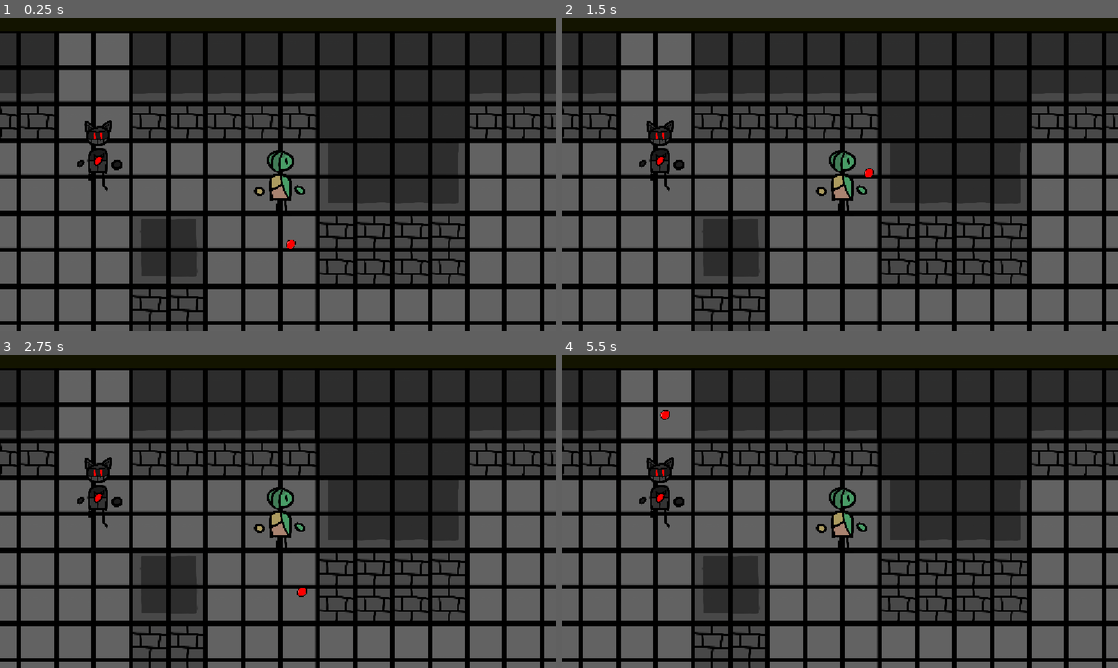
Above: before the commit, frames 1-4 (two rows, left to right).
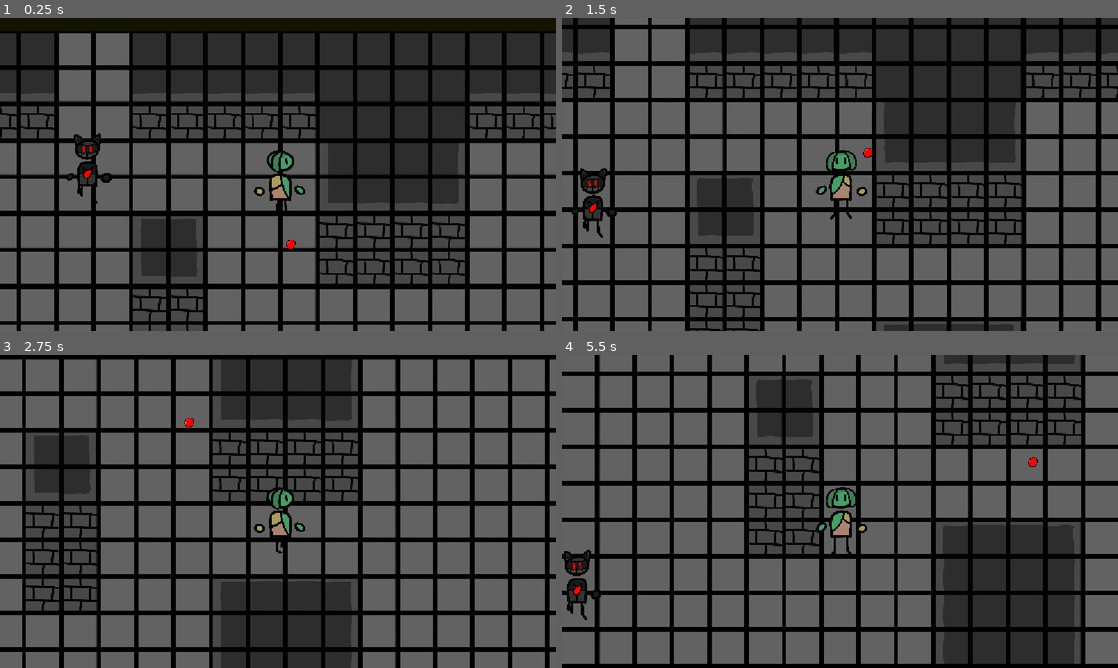
Above: after the commit, the same moments.

Repository: TheSoupIsHere/Game-Jam-Project
Game: Godot game, scene res://Scenes/testing.tscn
Two runs of this game, one before a commit and one after it. Both use one fixed random seed, a clock stepped at 60 frames per second and the inputs below.
Inputs (mouse positions are in pixels of both pictures, inside the frame that each line leads up to):
- Up to frame 1 (0.25 s): no input
- Up to frame 2 (1.5 s): move the mouse to (962, 158) at 0.52 s; hold D (ui_right) 0.53-1.28 s; hold Shift (Shift) 0.53-1.28 s; click (962, 158) at 0.67 s; move the mouse to (728, 190) at 1.27 s; hold S (ui_down) from 1.28 s (still down); tap Shift (Shift) at 1.35 s
- Up to frame 3 (2.75 s): move the mouse to (333, 442) at 2.02 s; release S (ui_down) at 2.03 s; hold D (ui_right) from 2.03 s (still down); hold Shift (Shift) from 2.03 s (still down)
- Up to frame 4 (5.5 s): move the mouse to (812, 574) at 2.77 s; release D (ui_right) at 2.78 s; release Shift (Shift) at 2.78 s; hold W (ui_up) 2.78-3.53 s; tap Shift (Shift) at 2.85, 4.35 s; click (812, 574) at 2.92 s; move the mouse to (1006, 558) at 3.52 s; hold Shift (Shift) 3.53-4.28 s; hold A (ui_left) 3.53-5.03 s; move the mouse to (673, 464) at 4.27 s; move the mouse to (867, 511) at 5.02 s; hold S (ui_down) from 5.03 s (still down); hold Shift (Shift) from 5.03 s (still down); click (867, 511) at 5.17 s

The runs differ from the first frame. In frame 1, 1.0% of the frame differs, in the area x 12-22%, y 32-60%; in frame 2, 56%; in frame 3, 71%; in frame 4, 73%, in the area x 0-100%, y 0-100%.
Error before the commit: Parse Error: Identifier "Globle" not declared in the current scope. (res://Scripts/movement.gd:7)

Commit message:
tes

Diff:
--- a/Scenes/testing.tscn
+++ b/Scenes/testing.tscn
@@ -170,7 +170,7 @@
 }]
 
 [sub_resource type="CapsuleShape2D" id="CapsuleShape2D_o7hox"]
-radius = 181.0
+radius = 129.0
 height = 540.0
 
 [node name="Node2D" type="Node2D" unique_id=1753384981]
--- a/Scripts/enemy.gd
+++ b/Scripts/enemy.gd
@@ -1,6 +1,8 @@
 extends CharacterBody2D
 
-const SPEED = 100.0
+const SPEED = 500.0
 
 func _physics_process(delta):
-	position = position.move_toward(Globle.global_player_position, SPEED * delta)
+	print(global_position)
+	if Globle.global_player_position != null:
+		global_position = position.move_toward(Globle.global_player_position, SPEED * delta)
--- a/project.godot
+++ b/project.godot
@@ -17,7 +17,7 @@
 
 [autoload]
 
-Global="*uid://mx6xv87huutu"
+Globle="*uid://mx6xv87huutu"
 
 [display]
 
